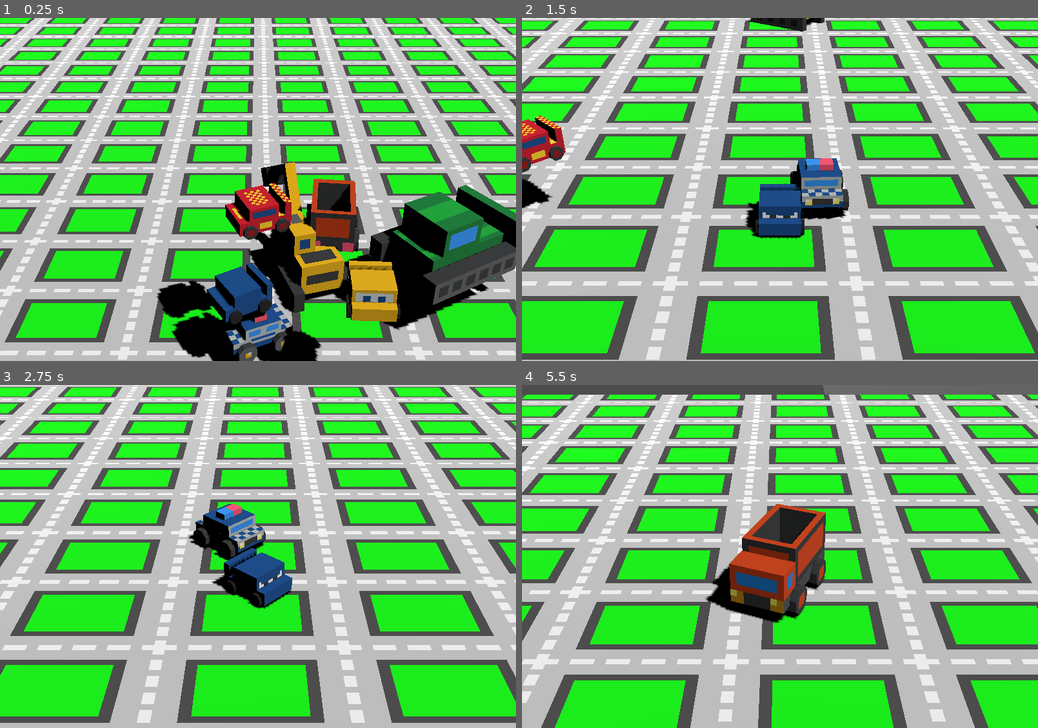
Above: before the commit, frames 1-4 (two rows, left to right).
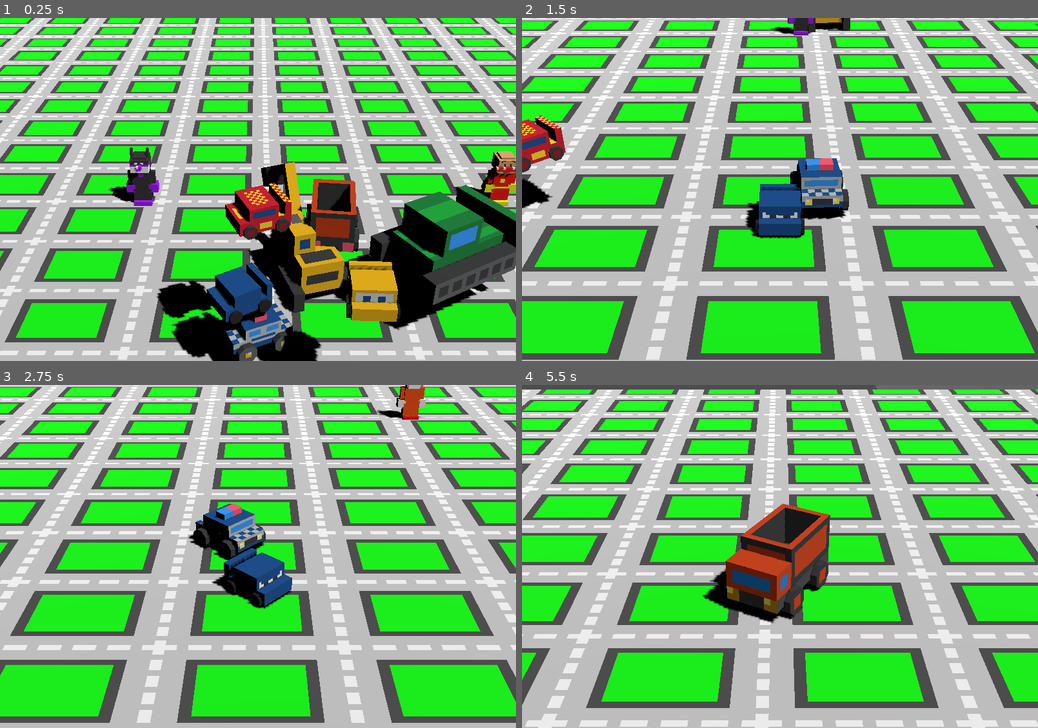
Above: after the commit, the same moments.

Repository: KYOHEI-ABC/CARS
Game: Godot game, scene res://main.tscn
The game is run twice, just before and just after one commit, with the same random seed, the same clock (stepped at 60 frames per second) and the same inputs.
Inputs:
- Up to frame 1 (0.25 s): no input
- Up to frame 2 (1.5 s): tap Enter at 0.5, 1.35 s; hold D 0.53-1.28 s; tap Shift at 0.6 s; tap Space at 0.77 s; hold S from 1.28 s (still down)
- Up to frame 3 (2.75 s): tap Space at 1.52 s; release S at 2.03 s; hold D from 2.03 s (still down); tap Shift at 2.1 s
- Up to frame 4 (5.5 s): release D at 2.78 s; hold W 2.78-3.53 s; tap Enter at 2.85, 4.35 s; tap Space at 3.02, 3.77, 4.52 s; hold A 3.53-5.03 s; tap Shift at 3.6, 5.1 s; hold S from 5.03 s (still down)

The runs differ from the first frame. In frame 1, 1.7% of the frame differs, in the area x 21-100%, y 37-55%; in frame 2, 0.6%; in frame 3, 0.5%; in frame 4, 68%, in the area x 0-100%, y 0-100%.

Commit message:
Add Anpanman character with physics behavior and integrate into main scene

Diff:
--- /dev/null
+++ b/anpanman_body.tscn
@@ -0,0 +1,13 @@
+[gd_scene load_steps=3 format=3 uid="uid://du4ajxgdjp0eg"]
+
+[ext_resource type="Script" uid="uid://cxg8fv3cpmfu1" path="res://scripts/anpanman_body.gd" id="1_umugu"]
+
+[sub_resource type="BoxShape3D" id="BoxShape3D_si1uk"]
+size = Vector3(1.2, 2, 1.2)
+
+[node name="RigidBody3D" type="RigidBody3D"]
+mass = 10.0
+script = ExtResource("1_umugu")
+
+[node name="CollisionShape3D" type="CollisionShape3D" parent="."]
+shape = SubResource("BoxShape3D_si1uk")
--- a/main.tscn
+++ b/main.tscn
@@ -9,6 +9,10 @@
 [ext_resource type="PackedScene" uid="uid://fq2pdp3hgiea" path="res://assets/tomica/dump.gltf" id="7_4c57u"]
 [ext_resource type="PackedScene" uid="uid://cddmfc0f24fsj" path="res://assets/tomica/police.gltf" id="8_efxa6"]
 [ext_resource type="PackedScene" uid="uid://ck5pa4nuxhx1e" path="res://assets/tomica/shobel.gltf" id="9_dg77c"]
+[ext_resource type="PackedScene" uid="uid://du4ajxgdjp0eg" path="res://anpanman_body.tscn" id="10_4c57u"]
+[ext_resource type="PackedScene" uid="uid://bxkfkvqh18lxo" path="res://assets/anpanman/anpanman.gltf" id="11_ycdy4"]
+[ext_resource type="PackedScene" uid="uid://b4kmesg78p5g8" path="res://assets/anpanman/baikinman.gltf" id="12_w48qg"]
+[ext_resource type="PackedScene" uid="uid://ci85aing7h811" path="res://assets/anpanman/dokin.gltf" id="13_vivmo"]
 
 [sub_resource type="BoxShape3D" id="BoxShape3D_ig7tw"]
 size = Vector3(64, 1, 64)
@@ -101,3 +105,23 @@
 [node name="blockbench_export6" parent="Models" instance=ExtResource("8_efxa6")]
 
 [node name="blockbench_export7" parent="Models" instance=ExtResource("9_dg77c")]
+
+[node name="Anpanman" type="Node" parent="."]
+
+[node name="RigidBody3D" parent="Anpanman" instance=ExtResource("10_4c57u")]
+transform = Transform3D(1, 0, 0, 0, 1, 0, 0, 0, 1, 5, 0, -5)
+
+[node name="blockbench_export" parent="Anpanman/RigidBody3D" instance=ExtResource("11_ycdy4")]
+transform = Transform3D(-1, 0, -8.74228e-08, 0, 1, 0, 8.74228e-08, 0, -1, 0, -1, 0)
+
+[node name="RigidBody3D2" parent="Anpanman" instance=ExtResource("10_4c57u")]
+transform = Transform3D(1, 0, 0, 0, 1, 0, 0, 0, 1, -5, 0, -5)
+
+[node name="blockbench_export" parent="Anpanman/RigidBody3D2" instance=ExtResource("12_w48qg")]
+transform = Transform3D(-1, 0, -8.74228e-08, 0, 1, 0, 8.74228e-08, 0, -1, 0, -1, 0)
+
+[node name="RigidBody3D3" parent="Anpanman" instance=ExtResource("10_4c57u")]
+transform = Transform3D(1, 0, 0, 0, 1, 0, 0, 0, 1, 5, 0, 5)
+
+[node name="blockbench_export" parent="Anpanman/RigidBody3D3" instance=ExtResource("13_vivmo")]
+transform = Transform3D(-1, 0, -8.74228e-08, 0, 1, 0, 8.74228e-08, 0, -1, 0, -1, 0)
--- /dev/null
+++ b/scripts/anpanman_body.gd
@@ -0,0 +1,5 @@
+extends RigidBody3D
+
+func _process(delta: float) -> void:
+	if randf() < 0.01:
+		apply_central_impulse(Vector3(0, 50, 0))
Not shown: 1 places in main.tscn that only renumber resources
